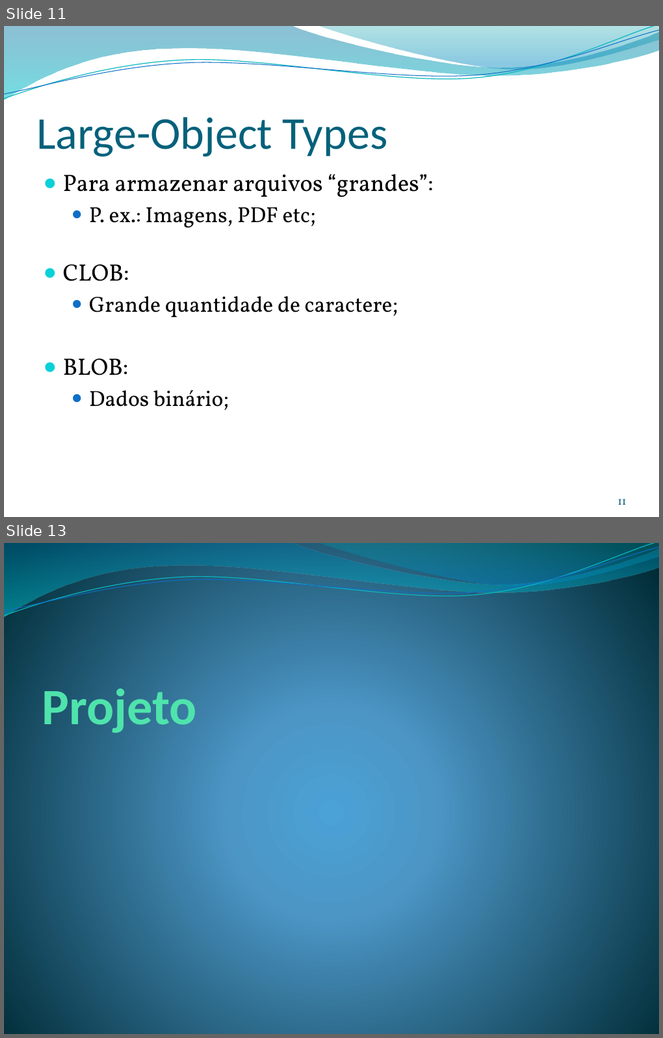
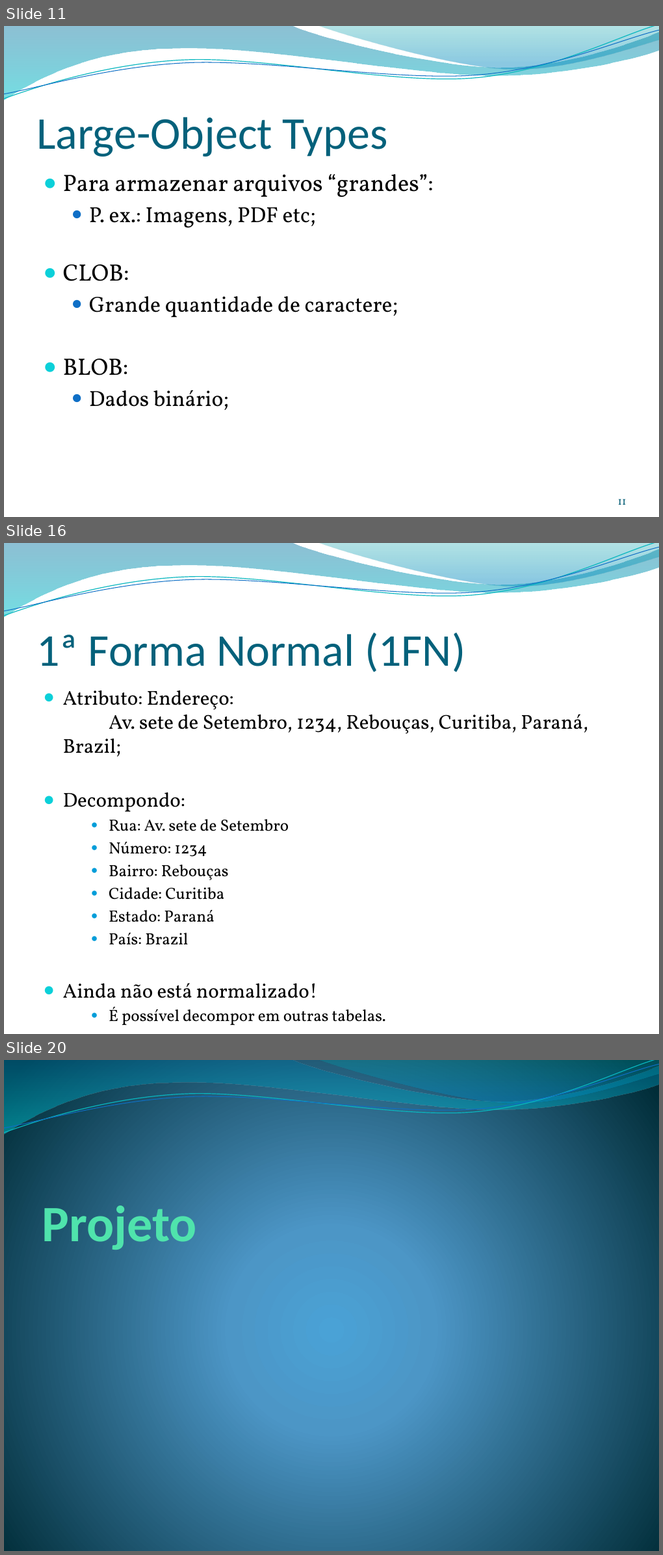
Before and after one commit to leonardopordeus/BD, a slide deck: Aula02.pptx. Shown one above the other, each under a label of ours: slides 11 and 13 before the commit, slides 11, 16 and 20 after it; the slides between them are not shown. The pictures are 663x1038 and 663x1555 pixels, drawn with LibreOffice and Linux fonts; fonts in the diff are those of the drawing; background and template pictures are left out. Boxes give left, top, right and bottom in pixels: in the first picture for what was removed or moved away, otherwise in the second. Text is boxed around its words. In the diff, an @@ line names an element or a change of style, - is before the commit and + after.

```diff
--- a/Aula02.pptx
+++ b/Aula02.pptx
@@ slide 16 added at <box>4,543,659,1034</box>, background picture (left out); not listed: 4 template elements that a slide beside it also shows @@
@@ title added at <box>36,633,466,672</box>, 50 pt, text #04617B @@
+1ª Forma Normal (1FN)
@@ text added at <box>63,691,588,1025</box>, 17.9 pt, text #000000 @@
+● Atributo: Endereço:
+  Av. sete de Setembro, 1234, Rebouças, Curitiba, Paraná, Brazil;
+● Decompondo:
+    ● Rua: Av. sete de Setembro
+    ● Número: 1234
+    ● Bairro: Rebouças
+    ● Cidade: Curitiba
+    ● Estado: Paraná
+    ● País: Brazil
+● Ainda não está normalizado!
+    ● É possível decompor em outras tabelas.
@@ what was slide 13 is now slide 20 @@
```
Also in this commit, not shown: 6 other slides added, 1 other file.
